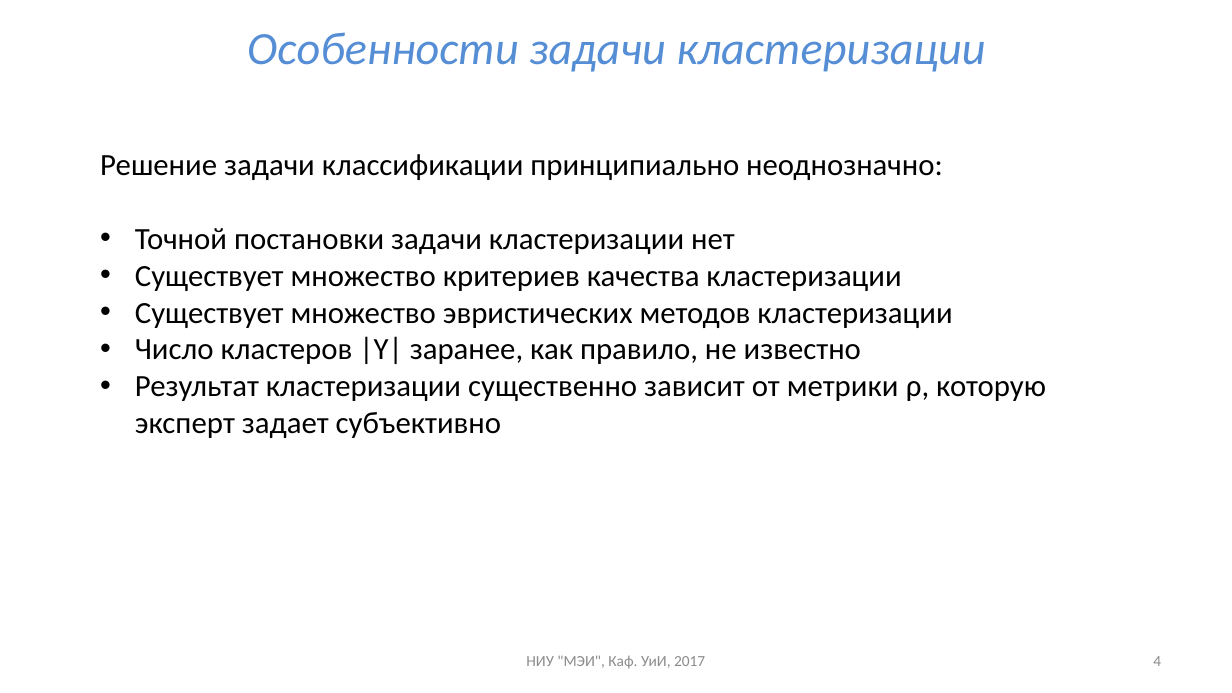
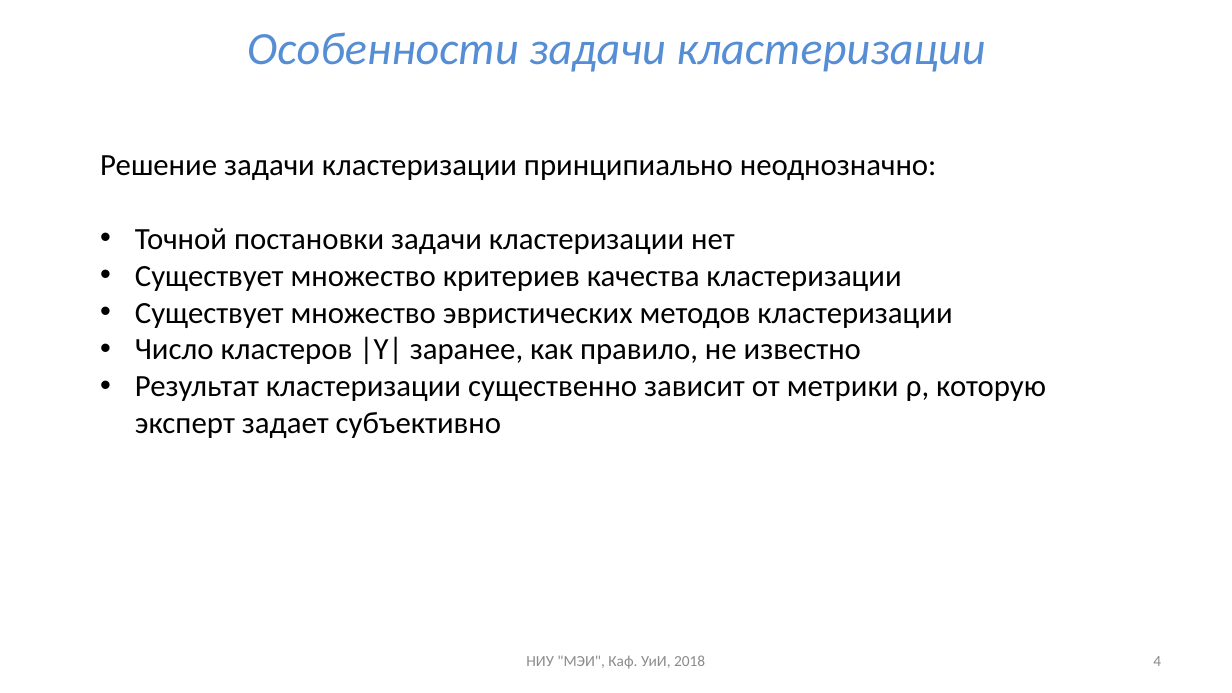
Before and after one commit to uii-mpei/uii-mpei.github.io, a slide deck: slide 4 of study/courses/iis/IIS_lec_6.pptx. Drawn at 1232x693 pixels with LibreOffice and Linux fonts; fonts in the diff are those of the drawing. Boxes give left, top, right and bottom in pixels: in the first picture for what was removed or moved away, otherwise in the second. Text is boxed around its words. In the diff, an @@ line names an element or a change of style, - is before the commit and + after.

```diff
--- a/study/courses/iis/IIS_lec_6.pptx
+++ b/study/courses/iis/IIS_lec_6.pptx
@@ text at (x1=100, y1=155, x2=937, y2=180): text changed @@
-Решение задачи классификации принципиально неоднозначно:
+Решение задачи кластеризации принципиально неоднозначно:
@@ text at (x1=526, y1=655, x2=705, y2=669): text changed @@
-НИУ "МЭИ", Каф. УиИ, 2017
+НИУ "МЭИ", Каф. УиИ, 2018
```
Also in this commit, not shown: 25 other slides changed, 4 other files.
